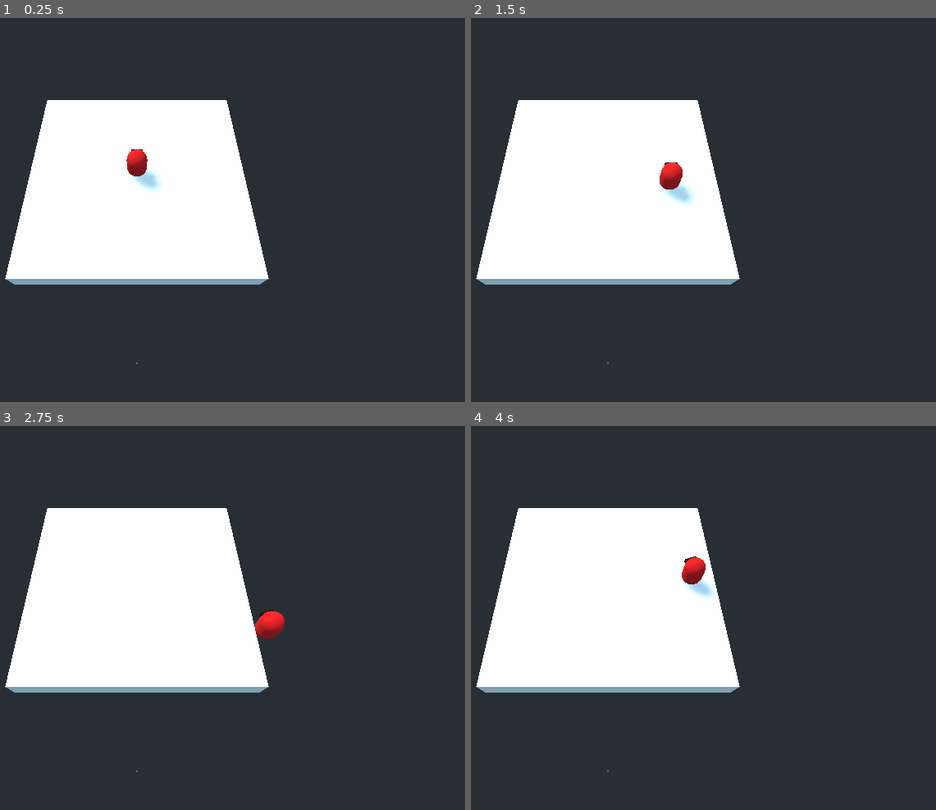
Above: before the commit, frames 1-4 (two rows, left to right).
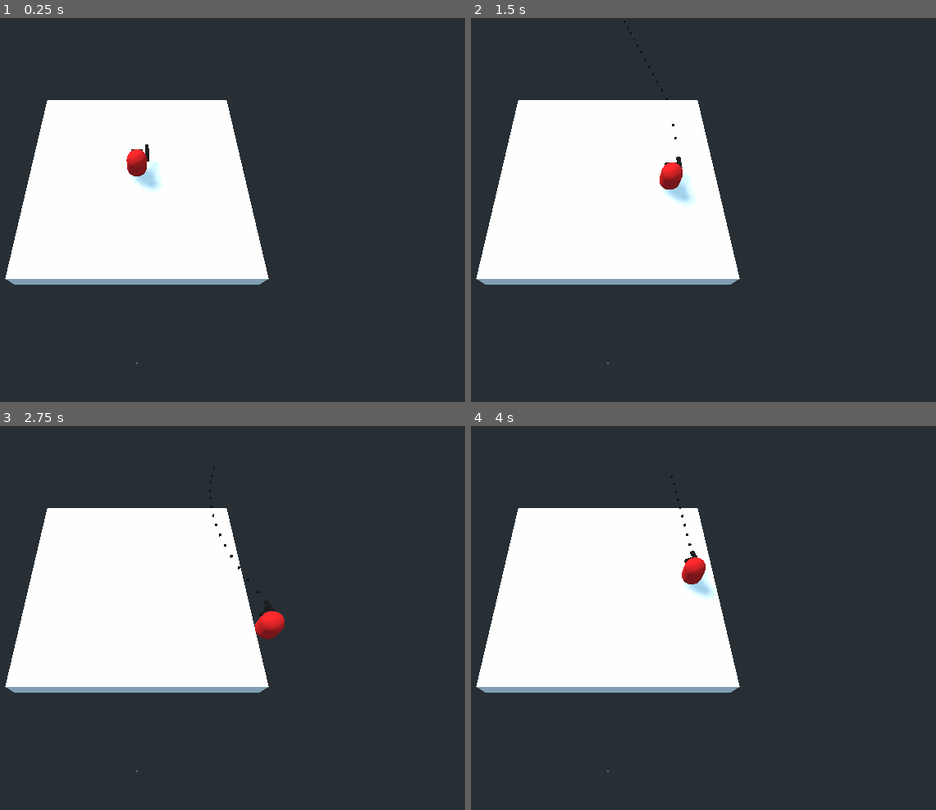
Above: after the commit, the same moments.

Repository: KishoreKaushal/top_down_shooter
Game: Godot game, scene res://Level.tscn
Two runs of this game, one before a commit and one after it. Both use one fixed random seed, a clock stepped at 60 frames per second and the inputs below.
Inputs (mouse positions are in pixels of both pictures, inside the frame that each line leads up to):
- Up to frame 1 (0.25 s): no input
- Up to frame 2 (1.5 s): tap Enter at 0.5 s; move the mouse to (750, 190) at 0.52 s; press the mouse at (750, 190) at 0.53 s; hold Right (ui_right) 0.53-1.28 s; move the mouse to (475, 229) at 1.27 s; release the mouse at (475, 229) at 1.28 s; hold Down (ui_down) from 1.28 s (still down); click (475, 229) at 1.35 s
- Up to frame 3 (2.75 s): move the mouse to (204, 533) at 2.02 s; release Down (ui_down) at 2.03 s; press the mouse at (204, 533) at 2.03 s; hold Right (ui_right) from 2.03 s (still down)
- Up to frame 4 (4 s): move the mouse to (573, 694) at 2.77 s; release Right (ui_right) at 2.78 s; release the mouse at (573, 694) at 2.78 s; hold Up (ui_up) 2.78-3.53 s; click (573, 694) at 2.85 s; move the mouse to (805, 675) at 3.52 s; press the mouse at (805, 675) at 3.53 s; hold Left (ui_left) from 3.53 s (still down)

The runs differ from the first frame. In frame 1, less than 0.1% of the frame differs, in the area x 31-35%, y 32-41%; in frame 2, less than 0.1%, in the area x 32-47%, y 0-44%; in frame 3, less than 0.1%; in frame 4, less than 0.1%.

Commit message:
gun system

Diff:
--- /dev/null
+++ b/Bullet.gd
@@ -0,0 +1,15 @@
+extends Spatial
+
+export(int) var speed = 70
+
+const KILL_TIME = 3
+var timer = 0;
+
+func _physics_process(delta):
+  var fire_direction : Vector3 = global_transform.basis.z.normalized()
+  global_translate(fire_direction * speed * delta)
+
+  timer += delta
+
+  if timer > KILL_TIME:
+    queue_free()
--- /dev/null
+++ b/Bullet.tscn
@@ -0,0 +1,16 @@
+[gd_scene load_steps=4 format=2]
+
+[ext_resource path="res://Bullet.gd" type="Script" id=1]
+
+[sub_resource type="CubeMesh" id=1]
+
+[sub_resource type="SpatialMaterial" id=2]
+albedo_color = Color( 0, 0, 0, 1 )
+
+[node name="Bullet" type="Spatial"]
+script = ExtResource( 1 )
+
+[node name="MeshInstance" type="MeshInstance" parent="."]
+transform = Transform( 0.1, 0, 0, 0, 0.1, 0, 0, 0, 0.1, 0, 0, 0 )
+mesh = SubResource( 1 )
+material/0 = SubResource( 2 )
--- /dev/null
+++ b/Gun.gd
@@ -0,0 +1,30 @@
+extends Spatial
+
+export(PackedScene) var Bullet
+
+export(float) var muzzle_speed = 30
+export(int) var shot_intervals_ms = 100
+onready var rof_timer = $Timer
+var can_we_shoot = true
+
+func _ready():
+  rof_timer.wait_time = shot_intervals_ms/1000.0
+
+func _process(delta):
+  pass
+
+
+func shoot():
+  if can_we_shoot:
+    var bullet : Spatial = Bullet.instance()
+    bullet.global_transform = $Muzzle.global_transform
+    bullet.speed = muzzle_speed
+    #var scene_root = get_tree().root.get_child(0)
+    var scene_root = get_node("/root/Level")
+    scene_root.add_child(bullet)
+    can_we_shoot = false
+    rof_timer.start()
+
+
+func _on_Timer_timeout():
+  can_we_shoot = true
--- /dev/null
+++ b/Gun.tscn
@@ -0,0 +1,37 @@
+[gd_scene load_steps=5 format=2]
+
+[ext_resource path="res://Gun.gd" type="Script" id=1]
+[ext_resource path="res://Bullet.tscn" type="PackedScene" id=2]
+
+[sub_resource type="CubeMesh" id=1]
+
+[sub_resource type="SpatialMaterial" id=2]
+albedo_color = Color( 0.0509804, 0.0470588, 0.0470588, 1 )
+
+[node name="Gun" type="Spatial"]
+script = ExtResource( 1 )
+Bullet = ExtResource( 2 )
+shot_intervals_ms = 50
+
+[node name="MeshInstance" type="MeshInstance" parent="."]
+transform = Transform( -3.49691e-08, 0, 0.1792, 0, 0.137159, 0, -0.706462, 0, -6.91722e-09, 0, -0.0586545, -0.926772 )
+mesh = SubResource( 1 )
+material/0 = SubResource( 2 )
+
+[node name="MeshInstance2" type="MeshInstance" parent="."]
+transform = Transform( -1.2835e-08, 6.35179e-09, 0.1792, 0.273219, 0.100842, 0, -0.222477, 0.1101, -5.93495e-09, 0, -0.303763, -0.19431 )
+mesh = SubResource( 1 )
+material/0 = SubResource( 2 )
+
+[node name="MeshInstance3" type="MeshInstance" parent="."]
+transform = Transform( 1.09915e-08, 6.95473e-09, 0.1792, 0.299154, -0.0863585, 0, 0.190522, 0.120551, -5.93495e-09, 0, -0.365835, -0.946017 )
+mesh = SubResource( 1 )
+material/0 = SubResource( 2 )
+
+[node name="Muzzle" type="Position3D" parent="."]
+transform = Transform( -1, 0, -8.74228e-08, 0, 1, 0, 8.74228e-08, 0, -1, -0.00308514, 0, -1.6409 )
+
+[node name="Timer" type="Timer" parent="."]
+one_shot = true
+
+[connection signal="timeout" from="Timer" to="." method="_on_Timer_timeout"]
--- /dev/null
+++ b/GunController.gd
@@ -0,0 +1,25 @@
+extends Node
+
+export(PackedScene)  var StartingWeapon
+
+var hand : Position3D
+var equipped_weapon : Spatial
+
+func _ready():
+  hand = get_parent().find_node("Hand")
+  if StartingWeapon:
+    equip_weapon(StartingWeapon.instance())
+
+
+func equip_weapon(weapon_to_equip: Spatial):
+  if equipped_weapon:
+    print("Delete current weapon")
+    equipped_weapon.queue_free()
+  else:
+    print("No weapon equipped")
+    equipped_weapon = weapon_to_equip
+    hand.add_child(equipped_weapon)
+
+func shoot():
+  if equipped_weapon:
+    equipped_weapon.shoot()
--- a/Level.tscn
+++ b/Level.tscn
@@ -1,7 +1,9 @@
-[gd_scene load_steps=7 format=2]
+[gd_scene load_steps=9 format=2]
 
 [ext_resource path="res://Player.gd" type="Script" id=1]
 [ext_resource path="res://Main.gd" type="Script" id=2]
+[ext_resource path="res://GunController.gd" type="Script" id=3]
+[ext_resource path="res://Gun.tscn" type="PackedScene" id=4]
 
 [sub_resource type="CapsuleMesh" id=1]
 
@@ -40,6 +42,13 @@
 skeleton = NodePath("../..")
 material/0 = SubResource( 4 )
 
+[node name="Hand" type="Position3D" parent="Player/Body"]
+transform = Transform( -4.37114e-08, -1.06581e-14, -1, 1, -4.37114e-08, -4.37114e-08, -4.37114e-08, -1, 1.25688e-14, 0.737489, 1.02654, 1.19209e-07 )
+
+[node name="GunController" type="Node" parent="Player"]
+script = ExtResource( 3 )
+StartingWeapon = ExtResource( 4 )
+
 [node name="DirectionalLight" type="DirectionalLight" parent="."]
 transform = Transform( -0.668948, 0.569466, -0.477721, -0.00276786, 0.640782, 0.767718, 0.743304, 0.514885, -0.427073, -10.6186, 8.93559, 4.06391 )
 shadow_enabled = true
--- a/Main.gd
+++ b/Main.gd
@@ -6,15 +6,15 @@
 var ray_target = Vector3()
 
 func _physics_process(delta):
-	var mouse_position = get_viewport().get_mouse_position()
-	ray_origin = $Camera.project_ray_origin(mouse_position)
+  var mouse_position = get_viewport().get_mouse_position()
+  ray_origin = $Camera.project_ray_origin(mouse_position)
 
-	ray_target = ray_origin + $Camera.project_ray_normal(mouse_position) * RAY_LENGTH
+  ray_target = ray_origin + $Camera.project_ray_normal(mouse_position) * RAY_LENGTH
 
-	var space_state = get_world().direct_space_state
-	var intersection = space_state.intersect_ray(ray_origin, ray_target)
+  var space_state = get_world().direct_space_state
+  var intersection = space_state.intersect_ray(ray_origin, ray_target)
 
-	if not intersection.empty():
-		var pos = intersection.position
-		var look_at_me = Vector3(pos.x, $Player.translation.y, pos.z)
-		$Player.look_at(look_at_me, Vector3.UP)
+  if not intersection.empty():
+    var pos = intersection.position
+    var look_at_me = Vector3(pos.x, $Player.translation.y, pos.z)
+    $Player.look_at(look_at_me, Vector3.UP)
--- a/Player.gd
+++ b/Player.gd
@@ -1,4 +1,6 @@
 extends KinematicBody
+
+onready var gun_controller = $GunController
 
 var speed = 8
 var velocity = Vector3()
@@ -6,17 +8,22 @@
 # Called every frame. 'delta' is the elapsed time since the previous frame.
 func _process(delta):
 
-	velocity = Vector3()
+  # Movement
+  velocity = Vector3()
 
-	if Input.is_action_pressed("ui_right"):
-		velocity.x += 1
-	if Input.is_action_pressed("ui_left"):
-		velocity.x -= 1
-	if Input.is_action_pressed("ui_up"):
-		velocity.z -= 1
-	if Input.is_action_pressed("ui_down"):
-		velocity.z += 1
+  if Input.is_action_pressed("ui_right"):
+    velocity.x += 1
+  if Input.is_action_pressed("ui_left"):
+    velocity.x -= 1
+  if Input.is_action_pressed("ui_up"):
+    velocity.z -= 1
+  if Input.is_action_pressed("ui_down"):
+    velocity.z += 1
 
-	velocity = velocity.normalized() * speed
+  velocity = velocity.normalized() * speed
 
-	move_and_slide(velocity)
+  move_and_slide(velocity)
+
+  # Shoot
+  if Input.is_action_just_pressed("primary_action") or Input.is_action_pressed("primary_action"):
+    gun_controller.shoot()
--- a/project.godot
+++ b/project.godot
@@ -14,6 +14,43 @@
 run/main_scene="res://Level.tscn"
 config/icon="res://icon.png"
 
+[input]
+
+ui_left={
+"deadzone": 0.5,
+"events": [ Object(InputEventKey,"resource_local_to_scene":false,"resource_name":"","device":0,"alt":false,"shift":false,"control":false,"meta":false,"command":false,"pressed":false,"scancode":16777231,"physical_scancode":0,"unicode":0,"echo":false,"script":null)
+, Object(InputEventJoypadButton,"resource_local_to_scene":false,"resource_name":"","device":0,"button_index":14,"pressure":0.0,"pressed":false,"script":null)
+, Object(InputEventKey,"resource_local_to_scene":false,"resource_name":"","device":0,"alt":false,"shift":false,"control":false,"meta":false,"command":false,"pressed":false,"scancode":65,"physical_scancode":0,"unicode":0,"echo":false,"script":null)
+ ]
+}
+ui_right={
+"deadzone": 0.5,
+"events": [ Object(InputEventKey,"resource_local_to_scene":false,"resource_name":"","device":0,"alt":false,"shift":false,"control":false,"meta":false,"command":false,"pressed":false,"scancode":16777233,"physical_scancode":0,"unicode":0,"echo":false,"script":null)
+, Object(InputEventJoypadButton,"resource_local_to_scene":false,"resource_name":"","device":0,"button_index":15,"pressure":0.0,"pressed":false,"script":null)
+, Object(InputEventKey,"resource_local_to_scene":false,"resource_name":"","device":0,"alt":false,"shift":false,"control":false,"meta":false,"command":false,"pressed":false,"scancode":68,"physical_scancode":0,"unicode":0,"echo":false,"script":null)
+ ]
+}
+ui_up={
+"deadzone": 0.5,
+"events": [ Object(InputEventKey,"resource_local_to_scene":false,"resource_name":"","device":0,"alt":false,"shift":false,"control":false,"meta":false,"command":false,"pressed":false,"scancode":16777232,"physical_scancode":0,"unicode":0,"echo":false,"script":null)
+, Object(InputEventJoypadButton,"resource_local_to_scene":false,"resource_name":"","device":0,"button_index":12,"pressure":0.0,"pressed":false,"script":null)
+, Object(InputEventKey,"resource_local_to_scene":false,"resource_name":"","device":0,"alt":false,"shift":false,"control":false,"meta":false,"command":false,"pressed":false,"scancode":87,"physical_scancode":0,"unicode":0,"echo":false,"script":null)
+ ]
+}
+ui_down={
+"deadzone": 0.5,
+"events": [ Object(InputEventKey,"resource_local_to_scene":false,"resource_name":"","device":0,"alt":false,"shift":false,"control":false,"meta":false,"command":false,"pressed":false,"scancode":16777234,"physical_scancode":0,"unicode":0,"echo":false,"script":null)
+, Object(InputEventJoypadButton,"resource_local_to_scene":false,"resource_name":"","device":0,"button_index":13,"pressure":0.0,"pressed":false,"script":null)
+, Object(InputEventKey,"resource_local_to_scene":false,"resource_name":"","device":0,"alt":false,"shift":false,"control":false,"meta":false,"command":false,"pressed":false,"scancode":83,"physical_scancode":0,"unicode":0,"echo":false,"script":null)
+ ]
+}
+primary_action={
+"deadzone": 0.5,
+"events": [ Object(InputEventMouseButton,"resource_local_to_scene":false,"resource_name":"","device":-1,"alt":false,"shift":false,"control":false,"meta":false,"command":false,"button_mask":0,"position":Vector2( 0, 0 ),"global_position":Vector2( 0, 0 ),"factor":1.0,"button_index":1,"pressed":false,"doubleclick":false,"script":null)
+, Object(InputEventKey,"resource_local_to_scene":false,"resource_name":"","device":0,"alt":false,"shift":false,"control":false,"meta":false,"command":false,"pressed":false,"scancode":32,"physical_scancode":0,"unicode":0,"echo":false,"script":null)
+ ]
+}
+
 [physics]
 
 common/enable_pause_aware_picking=true
Not shown, changed: README.md
